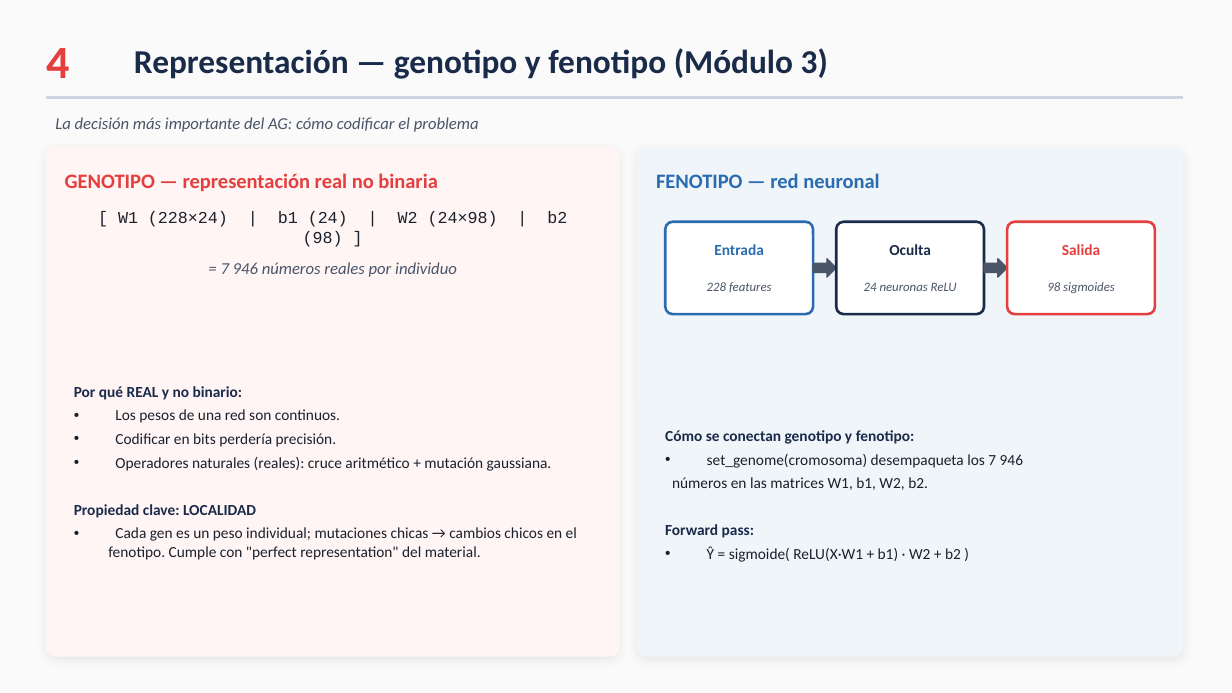
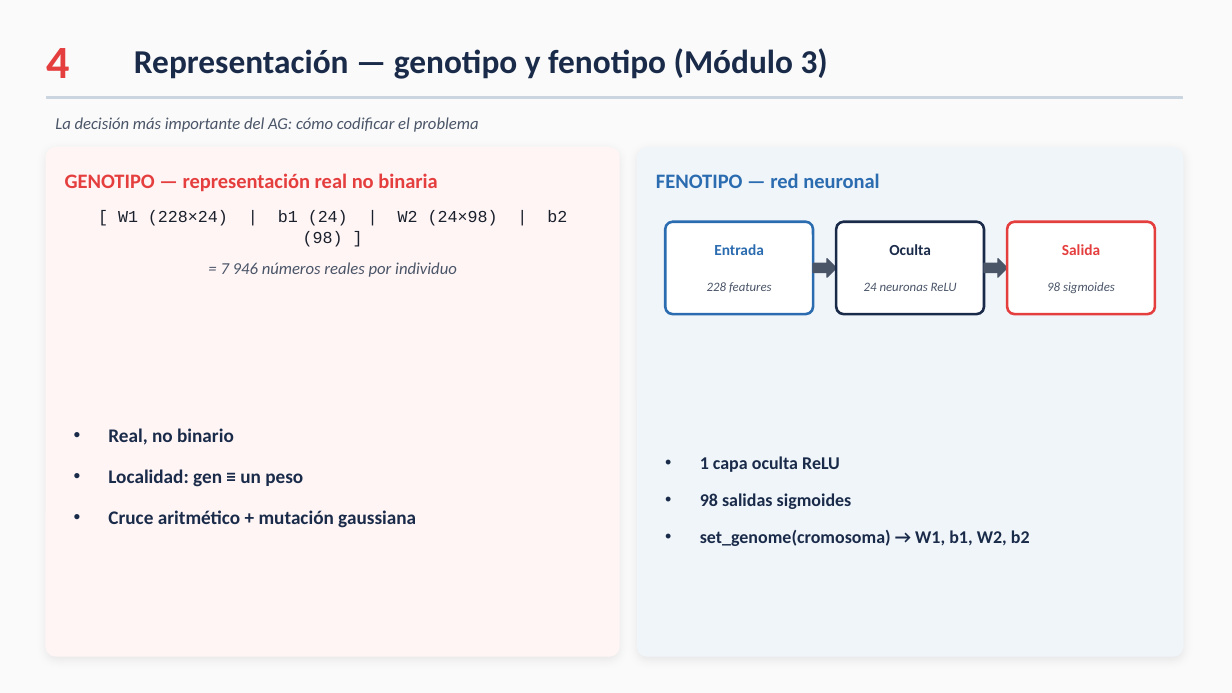
Before and after one commit to ccKabra/farmApp-TCE, a slide deck: slide 5 of PRESENTACION.pptx. Drawn at 1232x693 pixels with LibreOffice and Linux fonts; fonts in the diff are those of the drawing. Boxes give left, top, right and bottom in pixels: in the first picture for what was removed or moved away, otherwise in the second. Text is boxed around its words. In the diff, an @@ line names an element or a change of style, - is before the commit and + after.

```diff
--- a/PRESENTACION.pptx
+++ b/PRESENTACION.pptx
@@ text at [108,428,416,528]: text changed; size 12 to 15 pt; text colour #1A202C to #1A2B4A; bold on @@
-Por qué REAL y no binario:
-• Los pesos de una red son continuos.
-• Codificar en bits perdería precisión.
-• Operadores naturales (reales): cruce aritmético + mutación gaussiana.
-Propiedad clave: LOCALIDAD
-• Cada gen es un peso individual; mutaciones chicas → cambios chicos en el fenotipo. Cumple con "perfect representation" del material.
+• Real, no binario
+• Localidad: gen ≡ un peso
+• Cruce aritmético + mutación gaussiana
@@ text at [700,456,1030,546]: text changed; size 12 to 14 pt; text colour #1A202C to #1A2B4A; bold on @@
-Cómo se conectan genotipo y fenotipo:
-• set_genome(cromosoma) desempaqueta los 7 946
-números en las matrices W1, b1, W2, b2.
-Forward pass:
-• Ŷ = sigmoide( ReLU(X·W1 + b1) · W2 + b2 )
+• 1 capa oculta ReLU
+• 98 salidas sigmoides
+• set_genome(cromosoma) → W1, b1, W2, b2
```
Also in this commit, not shown: 13 other slides changed, 18 other files.
